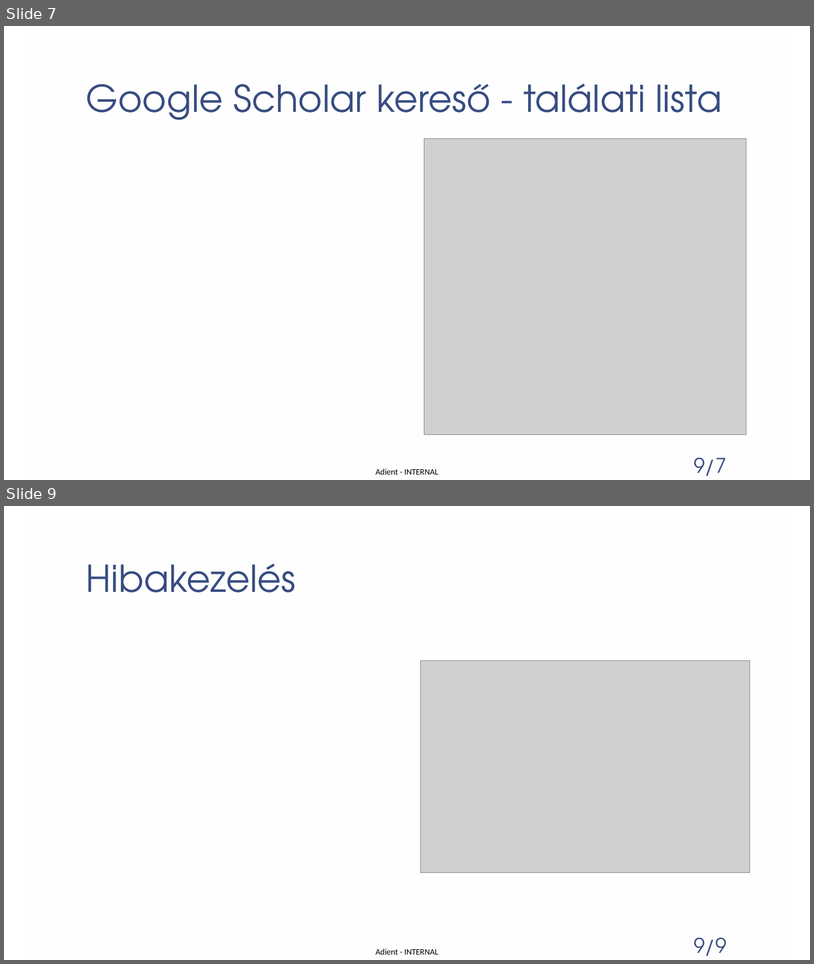
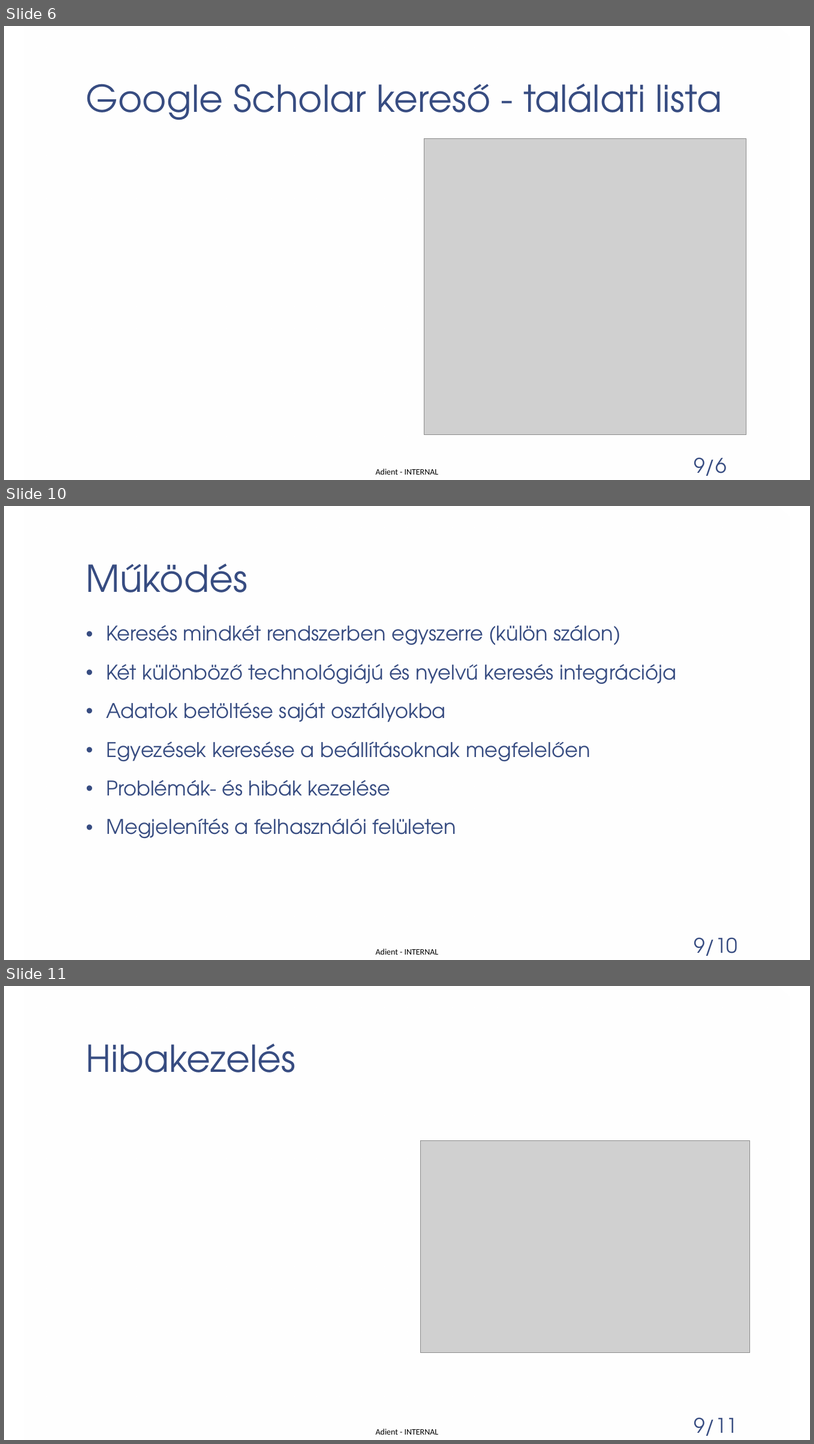
Before and after one commit to patmik2012/PubSync, a slide deck: Publikációs listák szinkronizálása.pptx. Shown one above the other, each under a label of ours: slides 7 and 9 before the commit, slides 6, 10 and 11 after it; the slides between them are not shown. The pictures are 814x964 and 814x1444 pixels, drawn with LibreOffice and Linux fonts; fonts in the diff are those of the drawing; grey boxes stand for pictures; background and template pictures are left out. Boxes give left, top, right and bottom in pixels: in the first picture for what was removed or moved away, otherwise in the second. Text is boxed around its words. In the diff, an @@ line names an element or a change of style, - is before the commit and + after.

```diff
--- a/Publikációs listák szinkronizálása.pptx
+++ b/Publikációs listák szinkronizálása.pptx
@@ slide 10 added at [4, 506, 810, 960], background picture (left out); not listed: 3 template elements that a slide beside it also shows @@
@@ title added at [86, 564, 248, 592], 44 pt, text #374C81 @@
+Működés
@@ text added at [106, 625, 677, 838], 24 pt, text #374C81 @@
+• Keresés mindkét rendszerben egyszerre (külön szálon)
+• Két különböző technológiájú és nyelvű keresés integrációja
+• Adatok betöltése saját osztályokba
+• Egyezések keresése a beállításoknak megfelelően
+• Problémák- és hibák kezelése
+• Megjelenítés a felhasználói felületen
@@ what was slide 7 is now slide 6 @@
@@ page number at [694, 457, 726, 475]: text changed @@
-9/7
+9/6
@@ what was slide 9 is now slide 11 @@
@@ page number at [694, 1417, 738, 1435]: text changed @@
-9/9
+9/11
```
Also in this commit, not shown: 2 slides changed, 1 other slide added.
